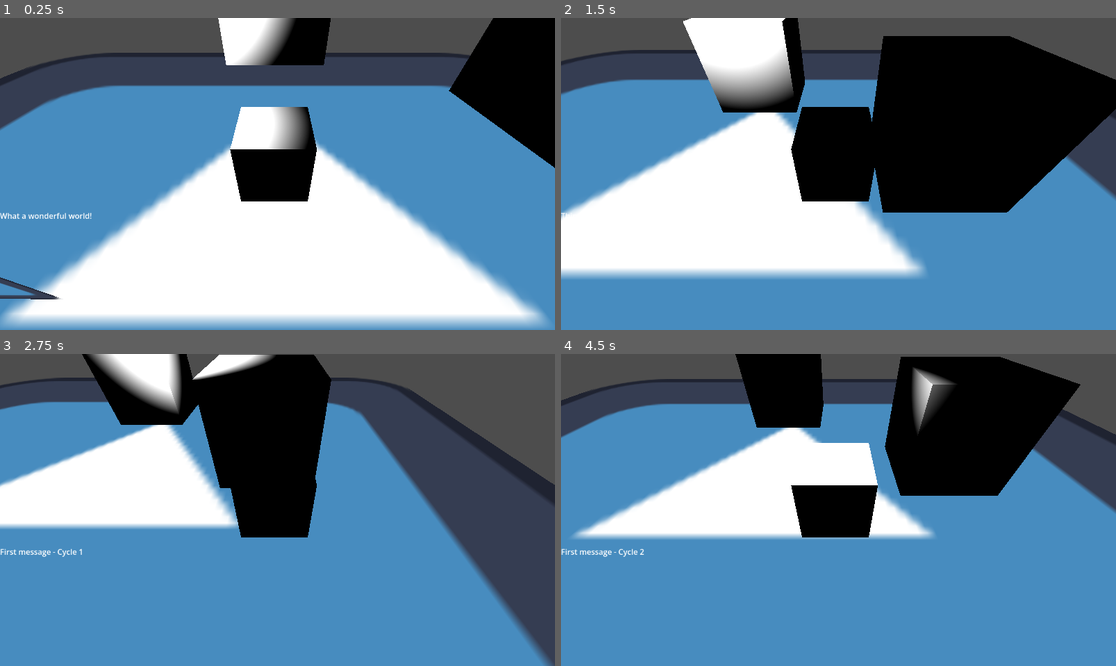
Above: before the commit, frames 1-4 (two rows, left to right).
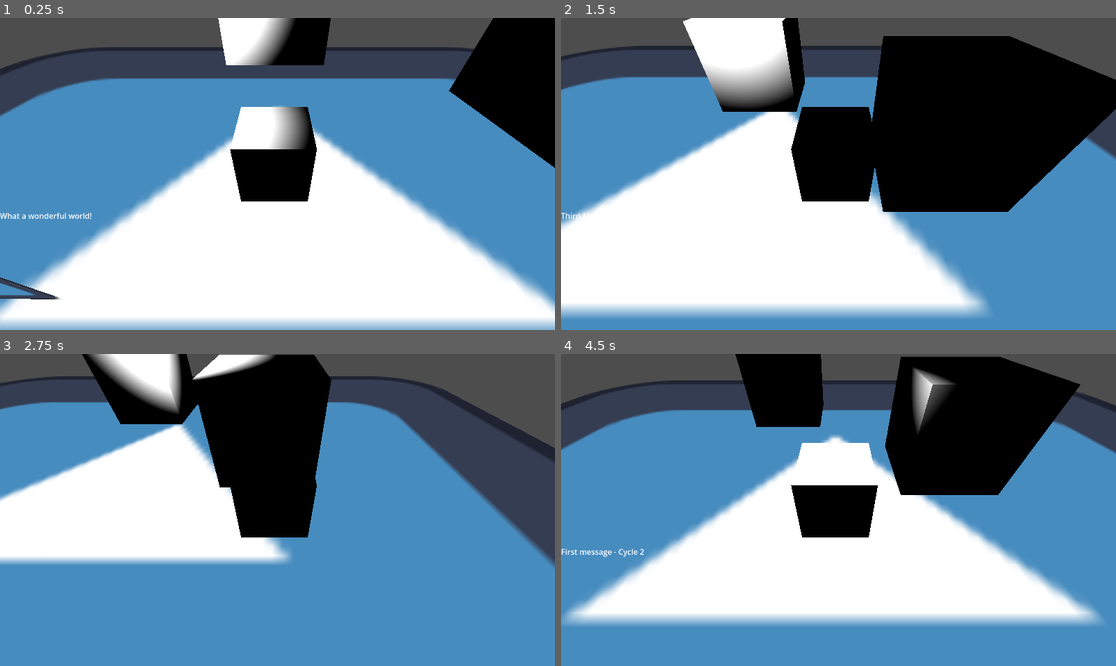
Above: after the commit, the same moments.

Repository: LousyLlamma/godotWorkingTestingEnv
Game: Godot game, scene res://Scenes/testingEnv.tscn
Two runs of this game, one before a commit and one after it. Both use one fixed random seed, a clock stepped at 60 frames per second and the inputs below. The engine's default icon, where the game draws it, is replaced by a stand-in: a white triangle on a blue panel in a dark square.
Inputs (mouse positions are in pixels of both pictures, inside the frame that each line leads up to):
- Up to frame 1 (0.25 s): no input
- Up to frame 2 (1.5 s): tap Enter (ui_accept) at 0.5, 0.77 s; move the mouse to (960, 158) at 0.52 s; hold Right (right) 0.53-1.28 s; click (960, 158) at 0.6 s; move the mouse to (727, 189) at 1.27 s; hold Down (down) from 1.28 s (still down); click (727, 189) at 1.35 s
- Up to frame 3 (2.75 s): tap Enter (ui_accept) at 1.52 s; move the mouse to (333, 441) at 2.02 s; release Down (down) at 2.03 s; hold Right (right) from 2.03 s (still down); click (333, 441) at 2.1 s
- Up to frame 4 (4.5 s): move the mouse to (810, 572) at 2.77 s; release Right (right) at 2.78 s; hold Up (up) 2.78-3.53 s; click (810, 572) at 2.85 s; tap Enter (ui_accept) at 3.02, 3.77 s; move the mouse to (1005, 556) at 3.52 s; hold Left (left) from 3.53 s (still down); click (1005, 556) at 3.6 s; move the mouse to (672, 463) at 4.27 s; click (672, 463) at 4.35 s

The runs differ from the first frame. In frame 1, 15% of the frame differs, in the area x 0-100%, y 9-100%; in frame 2, 17%; in frame 3, 20%; in frame 4, 35%, in the area x 0-100%, y 8-87%.

Commit message:
Added floorTiling base logic

Diff:
--- /dev/null
+++ b/Scenes/floorSprite.tscn
@@ -0,0 +1,8 @@
+[gd_scene format=3 uid="uid://8uun62bfe4ii"]
+
+[ext_resource type="Texture2D" uid="uid://4q335xxs2p" path="res://ImageResources/icon.svg" id="1_ru3ab"]
+
+[node name="Sprite3D" type="Sprite3D" unique_id=259190686]
+transform = Transform3D(30, 0, 0, 0, 30, 0, 0, 0, 30, 0, 0, 0)
+axis = 1
+texture = ExtResource("1_ru3ab")
--- a/Scenes/worldBarrier.tscn
+++ b/Scenes/worldBarrier.tscn
@@ -1,7 +1,6 @@
 [gd_scene format=3 uid="uid://dskud8q327nax"]
 
 [ext_resource type="Script" uid="uid://d2vb5h4377cnu" path="res://src/perpetualTilingFloor.gd" id="1_if2gu"]
-[ext_resource type="Texture2D" uid="uid://4q335xxs2p" path="res://ImageResources/icon.svg" id="1_skn31"]
 
 [sub_resource type="WorldBoundaryShape3D" id="WorldBoundaryShape3D_4xot2"]
 
@@ -10,8 +9,3 @@
 
 [node name="CollisionShape3D" type="CollisionShape3D" parent="." unique_id=1357457214]
 shape = SubResource("WorldBoundaryShape3D_4xot2")
-
-[node name="Sprite3D" type="Sprite3D" parent="." unique_id=625090421]
-transform = Transform3D(30, 0, 0, 0, 30, 0, 0, 0, 30, 0, -0.50348496, 0)
-axis = 1
-texture = ExtResource("1_skn31")
--- a/src/gui_manager.gd
+++ b/src/gui_manager.gd
@@ -1,11 +1,11 @@
 extends Control
 
-
+@onready var textDisplay = $textDisplay
 var option: int = 0
 var cycle: int = 0
 # Called when the node enters the scene tree for the first time.
 func _ready() -> void:
-	$textDisplay.text = "What a wonderful world! "
+	textDisplay.text = "What a wonderful world! "
 
 
 # Called every frame. 'delta' is the elapsed time since the previous frame.
@@ -14,6 +14,8 @@
 
 		var holder: Array[String] = ["First message", "Second MessageSecond MessageSecond MessageSecond MessageSecond Message …(481 unchanged characters)…
 		option = option + 1
-		$textDisplay.text = holder[option % 3] + " - Cycle " + str(option/3)
+
+		@warning_ignore("integer_division")
+		textDisplay.text = holder[option % 3] + " - Cycle " + str(option/3)
 
 	delta = delta
--- a/src/perpetualTilingFloor.gd
+++ b/src/perpetualTilingFloor.gd
@@ -2,15 +2,25 @@
 
 var activePoint: Vector2 = Vector2(0,0)
 
+@onready var spriteScene = load("res://Scenes/floorSprite.tscn")
+@onready var activeSprites = spriteScene.instantiate()
+@onready var spriteDimension = activeSprites.get_region_rect()
+@onready var lengthOffset = spriteDimension.size.y
+@onready var widthOffset = spriteDimension.size.x
+
 # Called when the node enters the scene tree for the first time.
 func _ready() -> void:
-	var spriteDimension = $Sprite3D.get_region_rect()
-	var lengthOffset = spriteDimension.size.y
-	var widthOffset = spriteDimension.size.x
+	pass
+
+
 
 
 
 
 # Called every frame. 'delta' is the elapsed time since the previous frame.
 func _process(delta: float) -> void:
+	activeSprites.position = Vector3(activePoint.x, 0, activePoint.y)
+	add_child(activeSprites)
+	activePoint.x += 0.01
+	activePoint.y += 0.01
 	delta = delta
